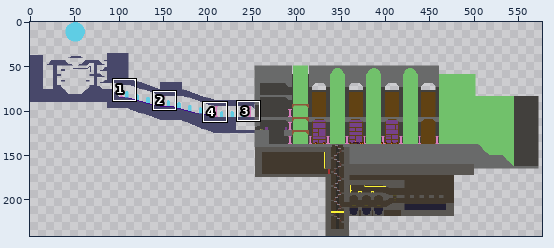
Pixel-art file, stored at Assets/Maps/Archive.aseprite. The first picture is a wide view before the edit; the outline marks the close-up.
Close-up. Before the commit:
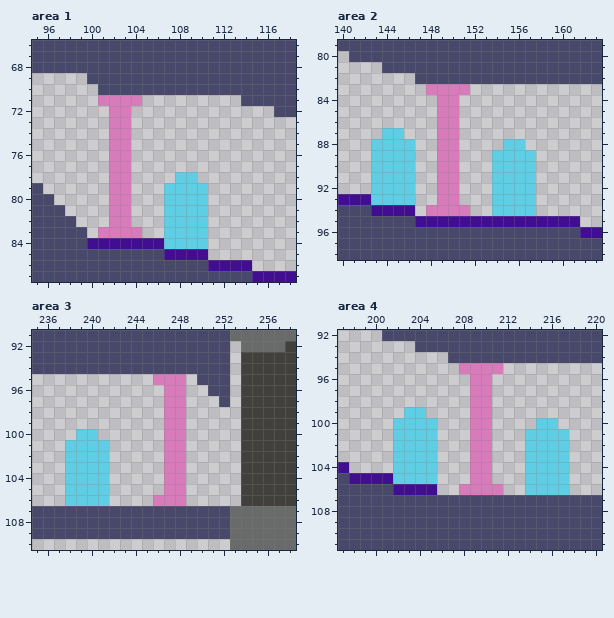
644x241 pixels, 1 frame. Shown: area 1: x 95..118, y 66..87; area 2: x 140..163, y 79..98; area 3: x 235..258, y 91..110; area 4: x 197..220, y 92..111. The wide view leaves out empty margins. The commit also changed other parts of the picture, which this record leaves out.
Now the later version:
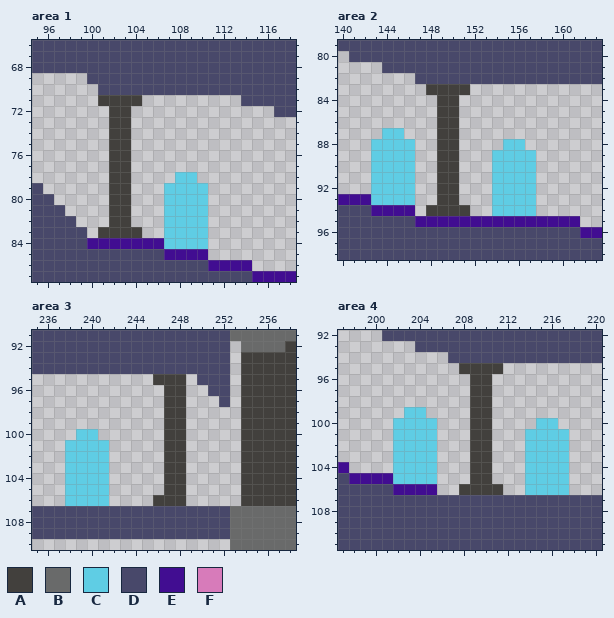
Palette (. is transparent): A #42403d  B #696a6a  C #5fcde4  D #48486a  E #410d91  F #d77bba
Difference:
Area 1, layer "Tiles":
y 71: x 101..104 FFFF -> AAAA
y 72..82: x 102..103 FF -> AA
y 83: x 101..104 FFFF -> AAAA
Area 2, layer "Tiles":
y 83: x 148..151 FFFF -> AAAA
y 84..93: x 149..150 FF -> AA
y 94: x 148..151 FFFF -> AAAA
Area 3, layer "Tiles":
y 95: x 246..248 FFF -> AAA
y 96..105: x 247..248 FF -> AA
y 106: x 246..248 FFF -> AAA
Area 4, layer "Tiles":
y 95: x 208..211 FFFF -> AAAA
y 96..105: x 209..210 FF -> AA
y 106: x 208..211 FFFF -> AAAA
